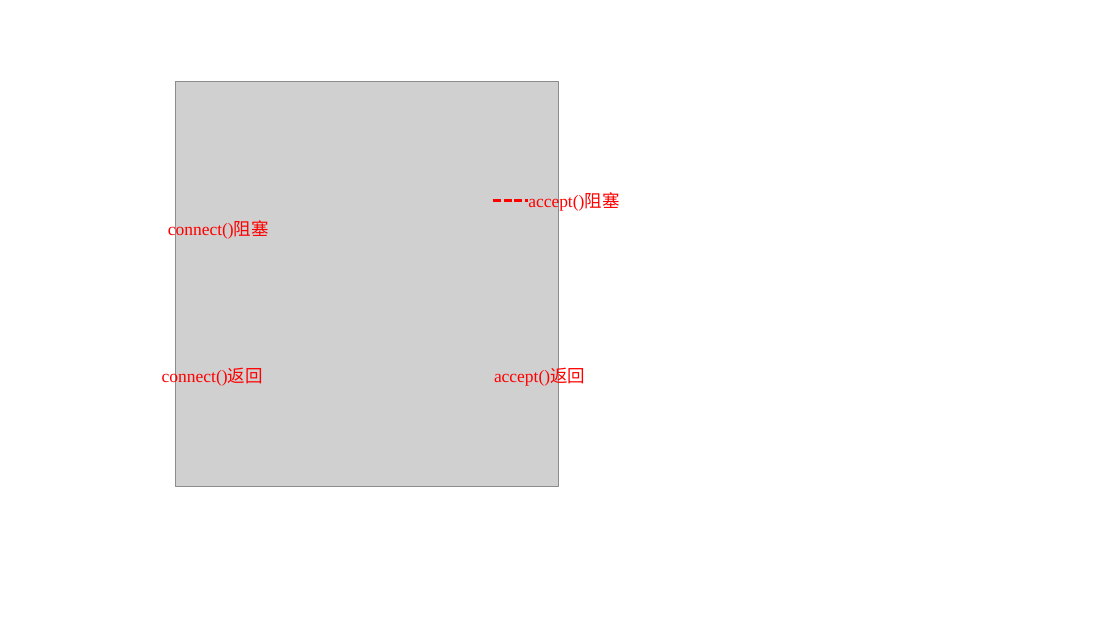
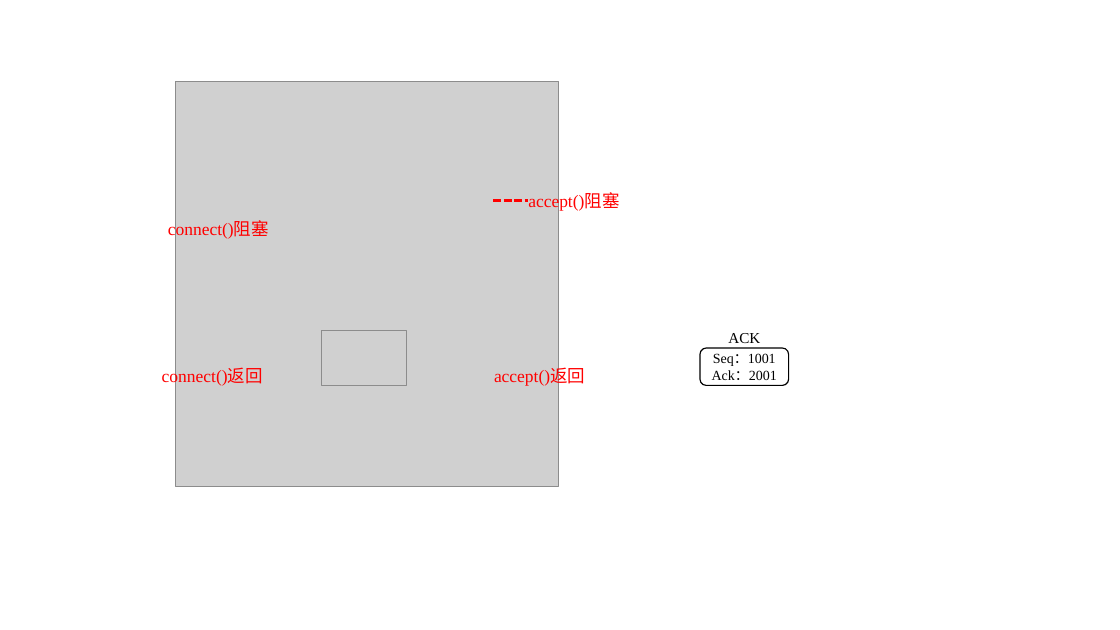
Before and after one commit to mythsaber/Learning-Notes, a slide deck: slide 5 of 音视频编解码.pptx. Drawn at 1120x630 pixels with LibreOffice and Linux fonts; fonts in the diff are those of the drawing; grey boxes stand for pictures. Boxes give left, top, right and bottom in pixels: in the first picture for what was removed or moved away, otherwise in the second. Text is boxed around its words. In the diff, an @@ line names an element or a change of style, - is before the commit and + after.

```diff
--- a/音视频编解码.pptx
+++ b/音视频编解码.pptx
@@ picture added at bbox=[321, 330, 407, 385] @@
@@ rounded rectangle added at bbox=[700, 348, 788, 386], outline #000000 1 pt, 12 pt, text #000000 @@
+Seq：1001
+Ack：2001
@@ text added at bbox=[728, 333, 760, 343], 13 pt, text #000000 @@
+ACK
```
Also in this commit, not shown: 1 other slide changed, 9 slides added, 5 other files.
